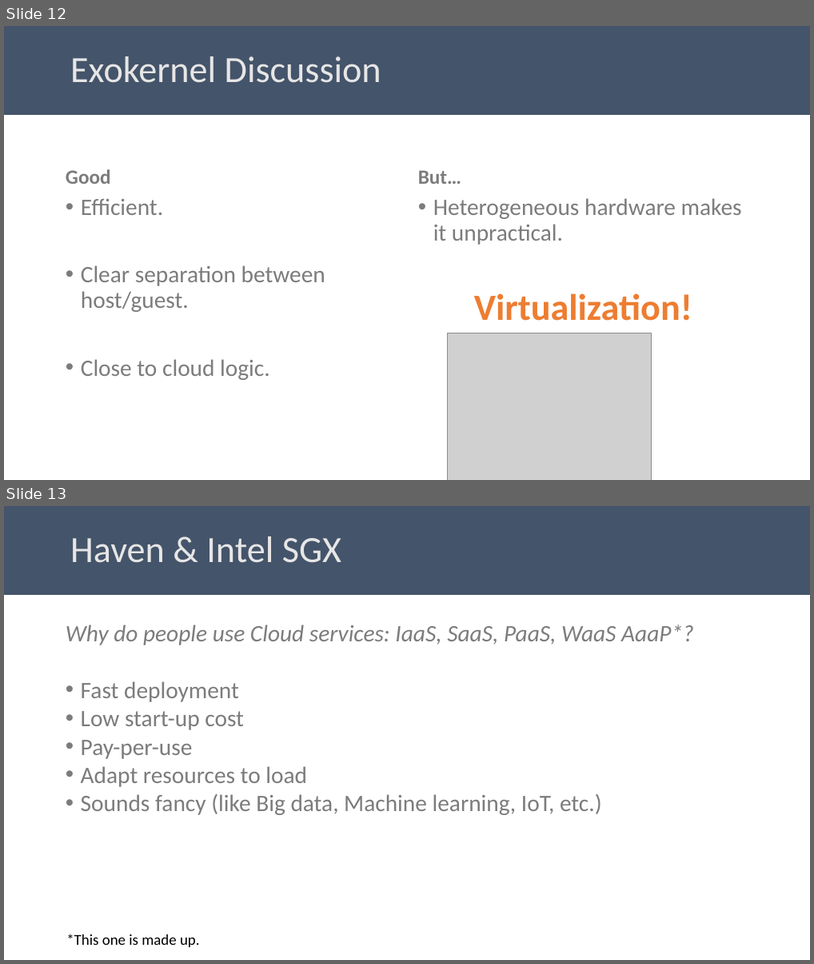
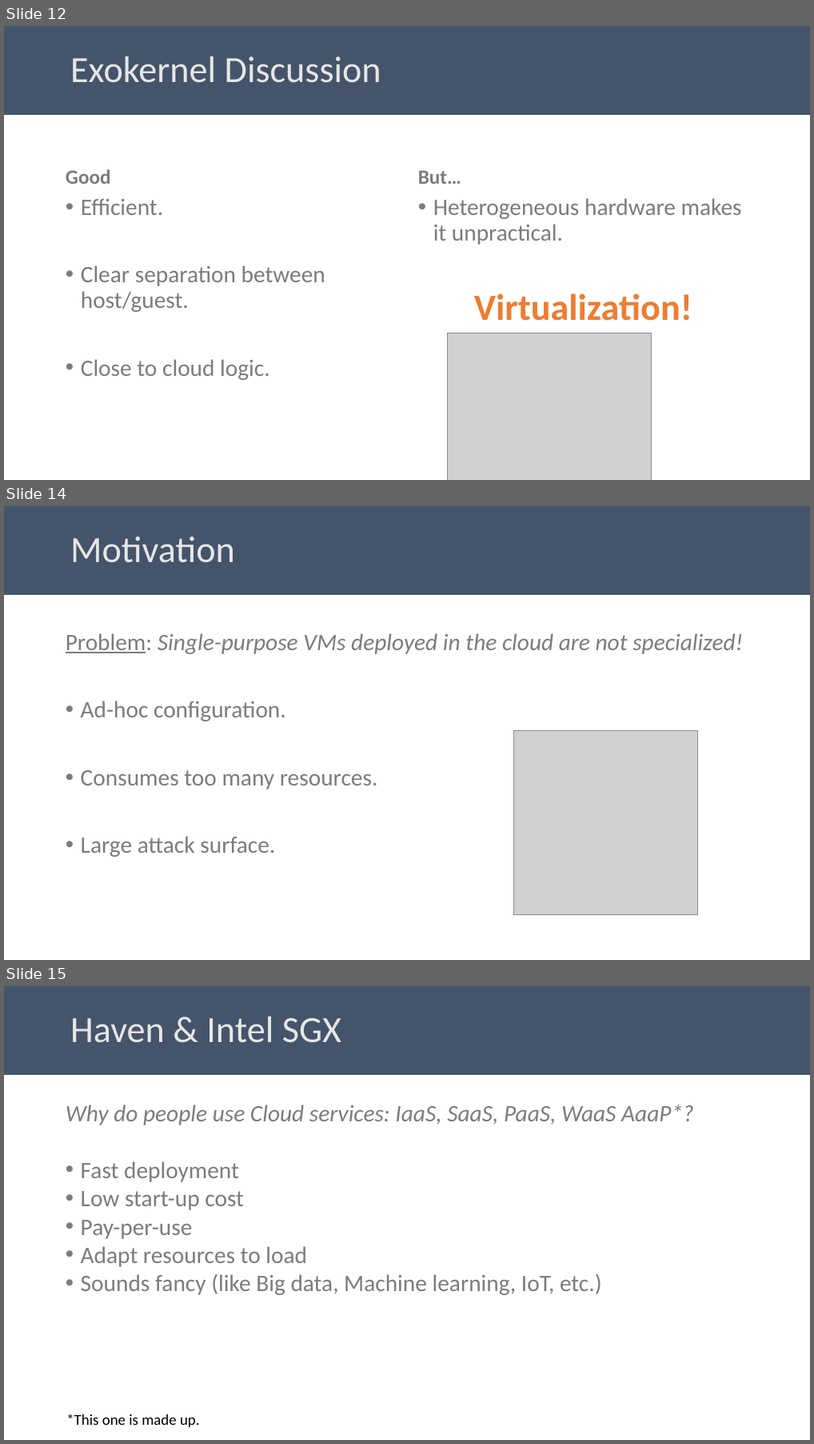
Before and after one commit to aghosn/CandidacyPresentation, a slide deck: CE_presentation.pptx. Shown one above the other, each under a label of ours: slides 12 and 13 before the commit, slides 12, 14 and 15 after it; the slides between them are not shown. The pictures are 814x964 and 814x1444 pixels, drawn with LibreOffice and Linux fonts; fonts in the diff are those of the drawing; grey boxes stand for pictures. Boxes give left, top, right and bottom in pixels: in the first picture for what was removed or moved away, otherwise in the second. Text is boxed around its words. In the diff, an @@ line names an element or a change of style, - is before the commit and + after.

```diff
--- a/CE_presentation.pptx
+++ b/CE_presentation.pptx
@@ slide 14 added at (4, 506, 810, 960), background #FFFFFF @@
@@ title added at (4, 506, 810, 595), fill #44546A, 44 pt, text #E7E6E6 @@
+Motivation
@@ text added at (66, 633, 743, 856), 28 pt, text #7C7C7C @@
+Problem: Single-purpose VMs deployed in the cloud are not specialized!
+• Ad-hoc configuration.
+• Consumes too many resources.
+• Large attack surface.
@@ picture added at (514, 731, 698, 915) @@
@@ what was slide 13 is now slide 15 @@
```
Also in this commit, not shown: 1 other slide added, 5 other files.
